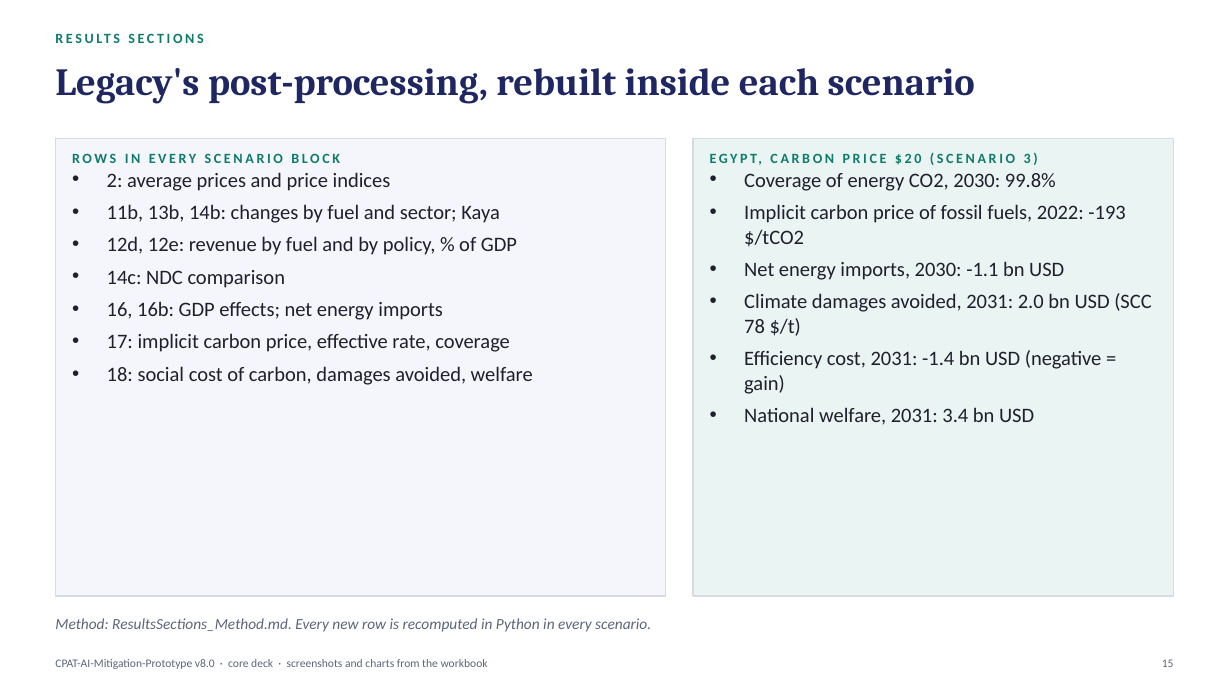
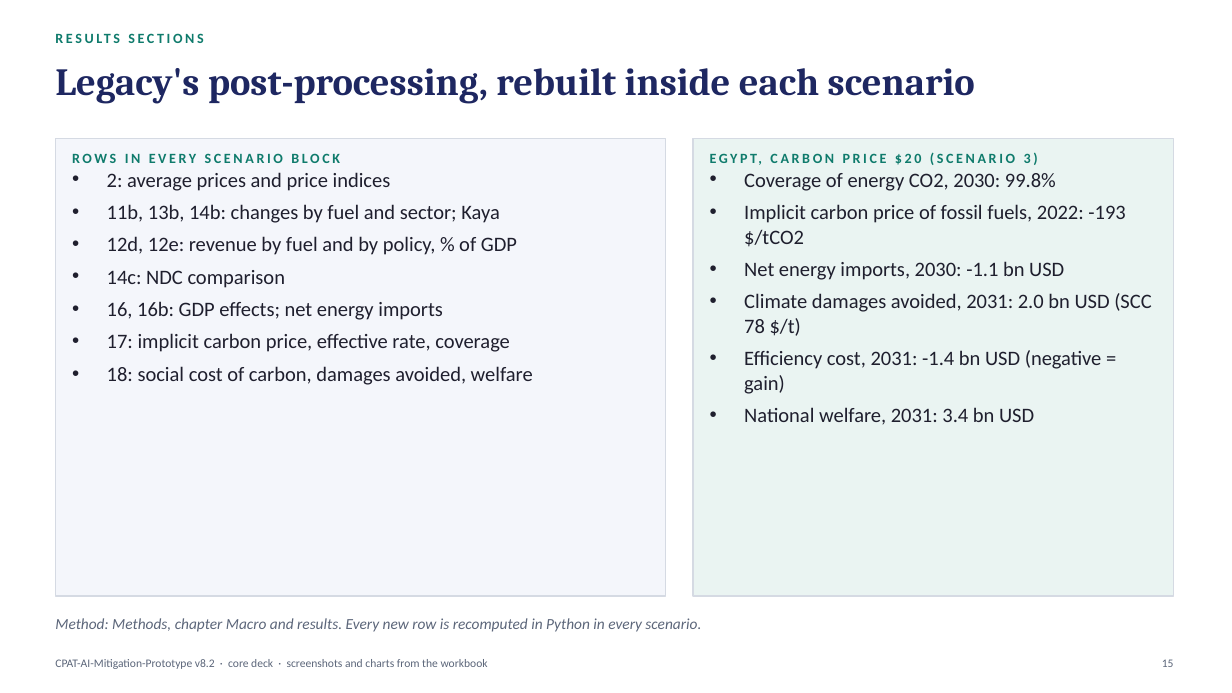
Before and after one commit to cpmodelai/cpat_ai, a slide deck: slide 15 of excel_ai/CPAT-AI_Overview_latest.pptx. Drawn at 1232x693 pixels with LibreOffice and Linux fonts; fonts in the diff are those of the drawing. Boxes give left, top, right and bottom in pixels: in the first picture for what was removed or moved away, otherwise in the second. Text is boxed around its words. In the diff, an @@ line names an element or a change of style, - is before the commit and + after.

```diff
--- a/excel_ai/CPAT-AI_Overview_latest.pptx
+++ b/excel_ai/CPAT-AI_Overview_latest.pptx
@@ text at (55,618,701,632): text changed @@
-Method: ResultsSections_Method.md. Every new row is recomputed in Python in every scenario.
+Method: Methods, chapter Macro and results. Every new row is recomputed in Python in every scenario.
@@ text at (55,659,488,669): text changed @@
-CPAT-AI-Mitigation-Prototype v8.0 · core deck · screenshots and charts from the workbook
+CPAT-AI-Mitigation-Prototype v8.2 · core deck · screenshots and charts from the workbook
```
Also in this commit, not shown: 16 other slides changed, 57 other files.
